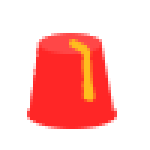
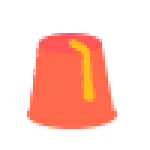
Comparing the layer stacks of the two (150, 150) images. Changes:
painted on "TOPTOP" over [39,33,102,54]
painted on "Big Hat" over [27,42,117,129]
